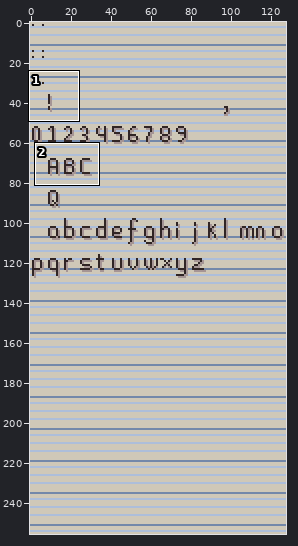
Pixel-art file: assets/fonts/bismuth.aseprite. Above, an overview of the earlier version with the close-up marked.
Close-up. Earlier state:
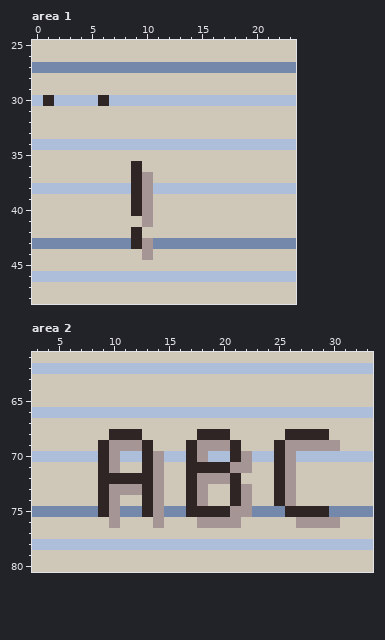
128x256 pixels, 1 frame. Shown: area 1: x 0..23, y 25..48; area 2: x 3..33, y 61..80. The commit also changed other parts of the picture, which this record leaves out.
And afterwards:
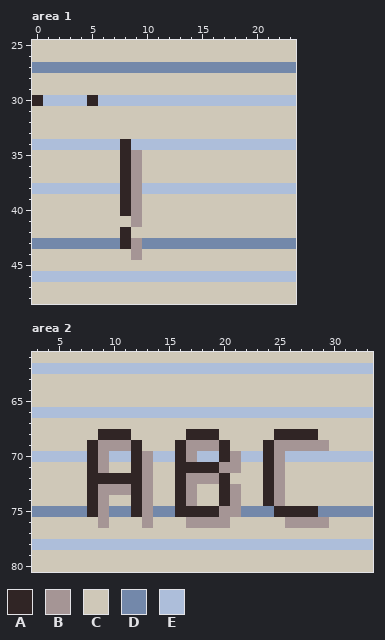
Palette (. is transparent): A #302525  B #a59595  C #cfc8b8  D #7388aa  E #adbeda
Edits made:
Area 1, layer "Layer 1":
y 30: x 0..1 EA -> AE; x 5..6 EA -> AE
y 34: x 8 E -> A
y 35: x 8..9 CC -> AB
y 36: x 8..9 CA -> AB
y 37: x 8..10 CAB -> ABC
y 38: x 8..10 EAB -> ABE
y 39..40: x 8..10 CAB -> ABC
y 41: x 9..10 CB -> BC
y 42: x 8..9 CA -> AC
y 43: x 8..10 DAB -> ABD
y 44: x 9..10 CB -> BC
Area 2, layer "Layer 1":
y 68: x 9 C -> A; x 12 A -> C; x 17 C -> A; x 20 A -> C; x 25 C -> A; x 29 A -> C
y 69: x 8..9 CA -> AB; x 12..13 BA -> AC; x 16..17 CA -> AB; x 20..21 BA -> AC; x 24..25 CA -> AB; x 30 B -> C
y 70: x 8..10 EAB -> ABE; x 12..14 EAB -> ABE; x 16..18 EAB -> ABE; x 20..22 EAB -> ABE; x 24..26 EAB -> ABE
y 71: x 8..10 CAB -> ABC; x 12..14 CAB -> ABC; x 16 C -> A; x 20 A -> B; x 22 B -> C; x 24..26 CAB -> ABC
y 72: x 8 C -> A; x 13..14 AB -> BC; x 16..17 CA -> AB; x 20..21 BA -> AC; x 24..26 CAB -> ABC
y 73: x 8..9 CA -> AB; x 12..14 BAB -> ABC; x 16..18 CAB -> ABC; x 20..22 CAB -> ABC; x 24..26 CAB -> ABC
y 74: x 8..10 CAB -> ABC; x 12..14 CAB -> ABC; x 16..18 CAB -> ABC; x 20..22 CAB -> ABC; x 24..26 CAB -> ABC
y 75: x 8..10 DAB -> ABD; x 12..14 DAB -> ABD; x 16 D -> A; x 20 A -> B; x 22 B -> D; x 25 D -> A; x 29 A -> D
y 76: x 9..10 CB -> BC; x 13..14 CB -> BC; x 17 C -> B; x 21 B -> C; x 26 C -> B; x 30 B -> C
Boxes around the changes in both close-ups, in picture pixels (x1, y1, x2, y2):
changed: (32, 95, 109, 106)
changed: (120, 139, 153, 260)
changed: (87, 429, 340, 528)
